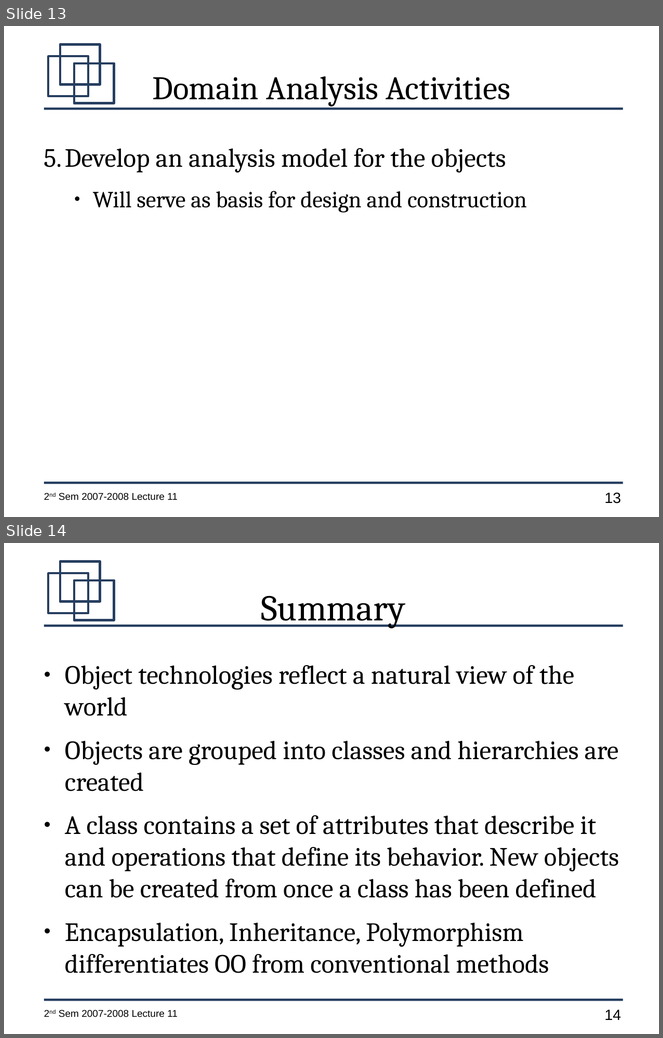
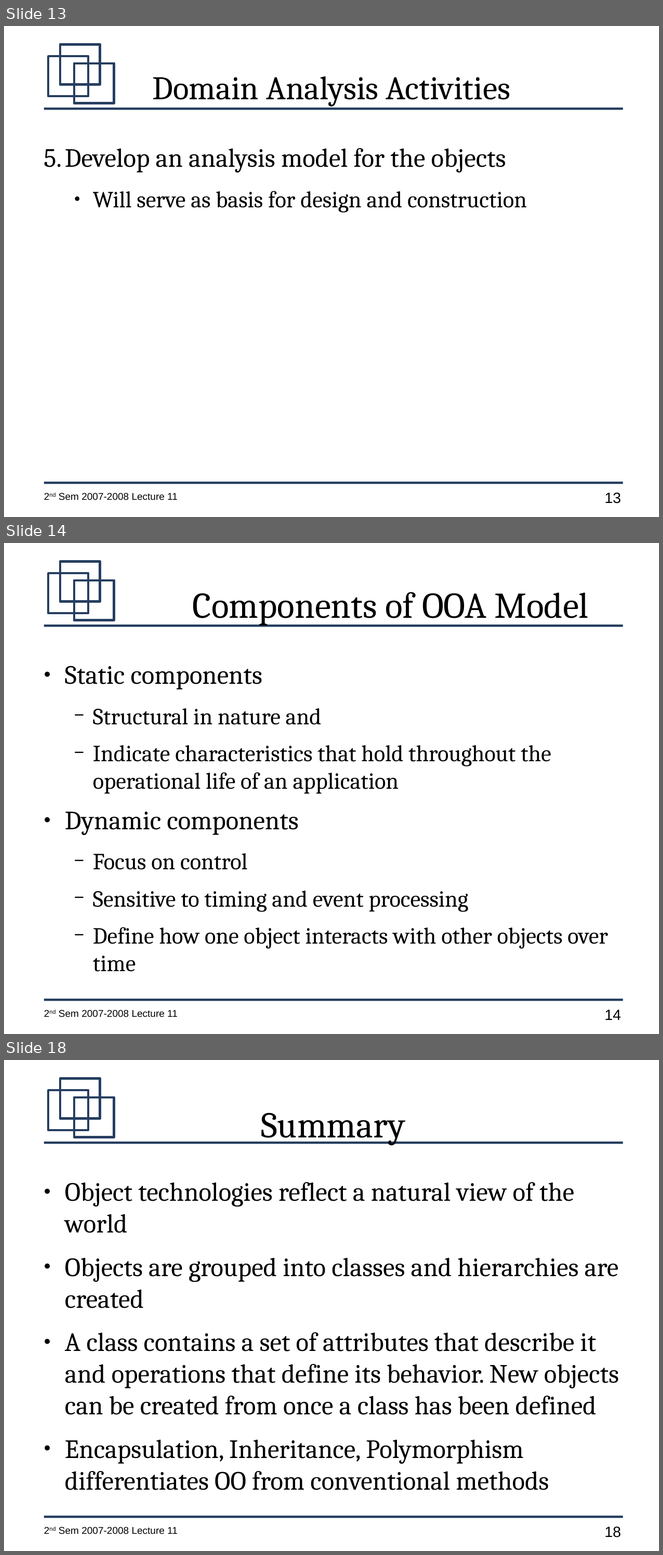
Before and after one commit to jachermocilla/jach-homepage, a slide deck: CMSC128-2nd-Sem-2007-L12.odp. Shown one above the other, each under a label of ours: slides 13 and 14 before the commit, slides 13, 14 and 18 after it; the slides between them are not shown. The pictures are 663x1038 and 663x1555 pixels, drawn with LibreOffice and Linux fonts; fonts in the diff are those of the drawing. Boxes give left, top, right and bottom in pixels: in the first picture for what was removed or moved away, otherwise in the second. Text is boxed around its words. In the diff, an @@ line names an element or a change of style, - is before the commit and + after.

```diff
--- a/CMSC128-2nd-Sem-2007-L12.odp
+++ b/CMSC128-2nd-Sem-2007-L12.odp
@@ slide 14 added at [4,543,659,1034], background #FFFFFF; not listed: 7 template elements that a slide beside it also shows @@
@@ title added at [193,592,589,626], 44 pt, text #000000 @@
+Components of OOA Model
@@ text added at [65,666,608,972], 28 pt, text #000000 @@
+● Static components
+  − Structural in nature and
+  − Indicate characteristics that hold throughout the operational life of an application
+● Dynamic components
+  − Focus on control
+  − Sensitive to timing and event processing
+  − Define how one object interacts with other objects over time
@@ what was slide 14 is now slide 18 @@
@@ page number at [605,1527,621,1538]: text changed @@
-14
+18
```
Also in this commit, not shown: 1 slide changed, 3 other slides added.
